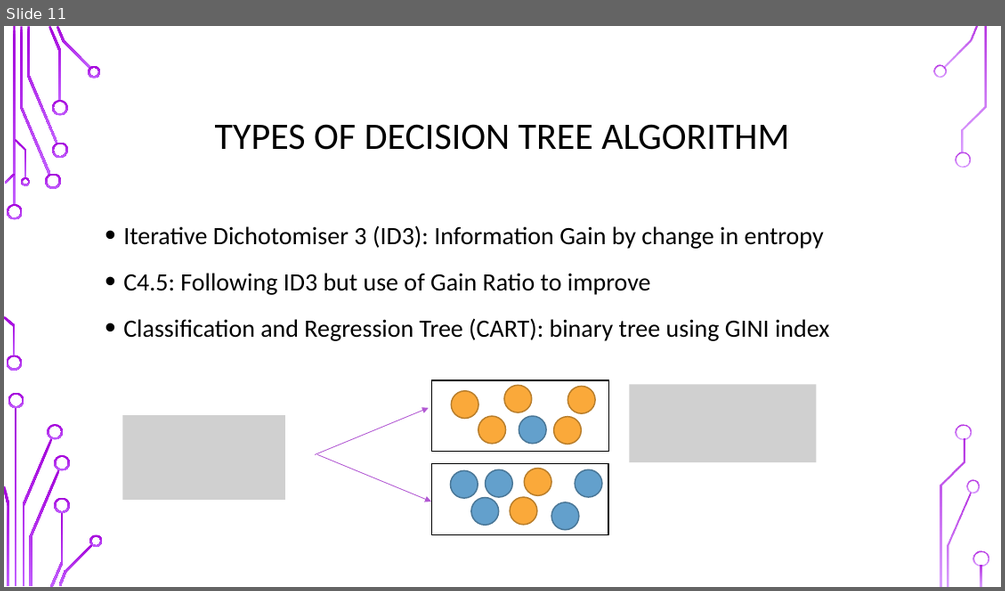
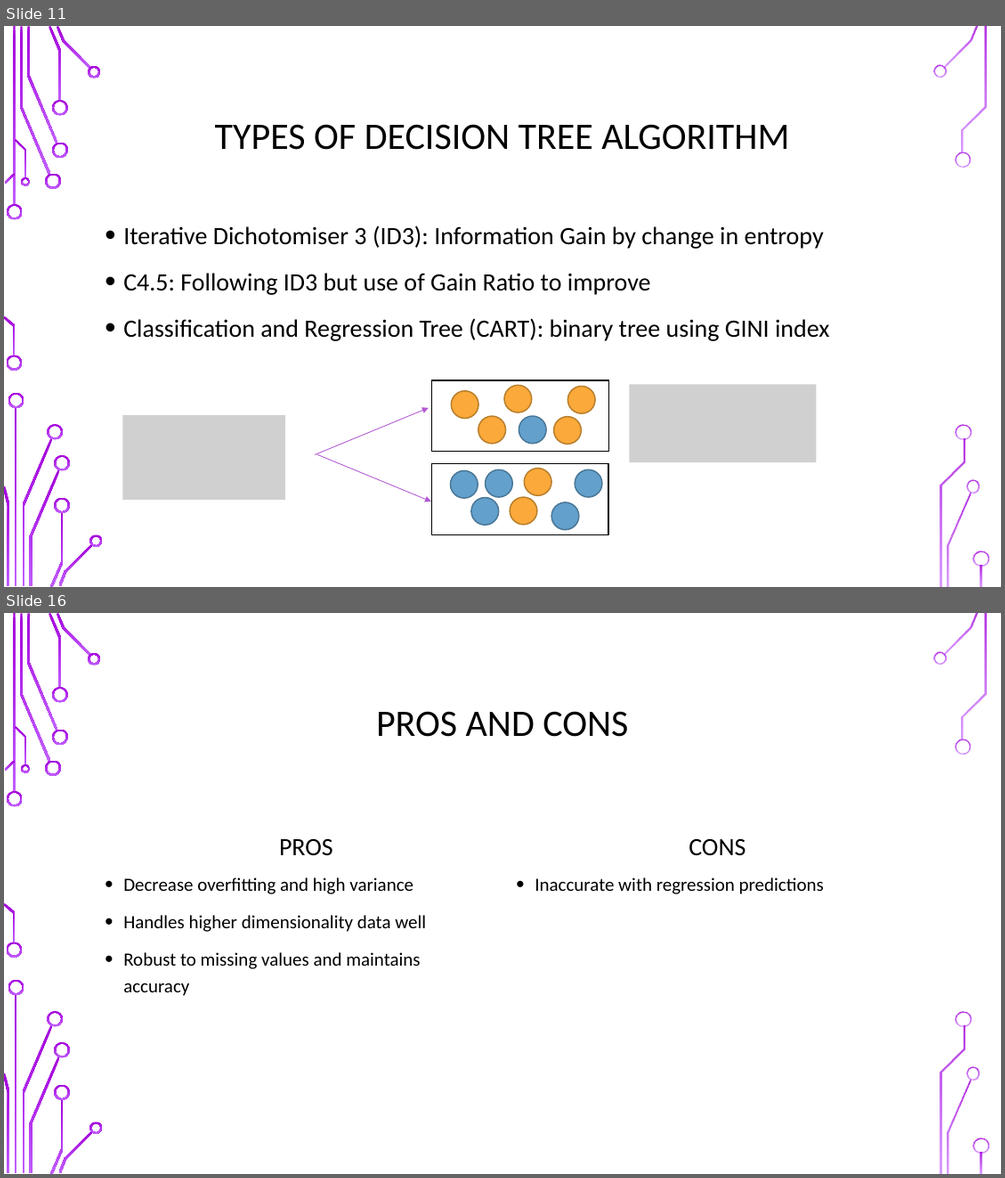
Before and after one commit to UOMDSS/workshops-2021-2022, a slide deck: semester-2-2021-2022/week-6-decision-tree/Decision_Tree.pptx. Shown one above the other, each under a label of ours: slide 11 before the commit, slides 11 and 16 after it; the slides between them are not shown. The pictures are 1005x591 and 1005x1178 pixels, drawn with LibreOffice and Linux fonts; fonts in the diff are those of the drawing; grey boxes stand for pictures; background and template pictures are left out. Boxes give left, top, right and bottom in pixels: in the first picture for what was removed or moved away, otherwise in the second. Text is boxed around its words. In the diff, an @@ line names an element or a change of style, - is before the commit and + after.

```diff
--- a/semester-2-2021-2022/week-6-decision-tree/Decision_Tree.pptx
+++ b/semester-2-2021-2022/week-6-decision-tree/Decision_Tree.pptx
@@ slide 16 added at [4, 613, 1001, 1174], background picture (left out); not listed: 36 template elements that a slide beside it also shows @@
@@ title added at [376, 711, 628, 737], 36 pt, text #000000 @@
+PROS AND CONS
@@ text added at [279, 839, 333, 856], 24 pt, text #000000 @@
+PROS
@@ text added at [688, 839, 745, 856], 24 pt, text #000000 @@
+CONS
@@ text added at [123, 877, 426, 996], 18 pt, text #000000 @@
+• Decrease overfitting and high variance
+• Handles higher dimensionality data well
+• Robust to missing values and maintains accuracy
@@ text added at [534, 877, 824, 894], 18 pt, text #000000 @@
+• Inaccurate with regression predictions
```
Also in this commit, not shown: 2 slides changed, 4 other slides added.
